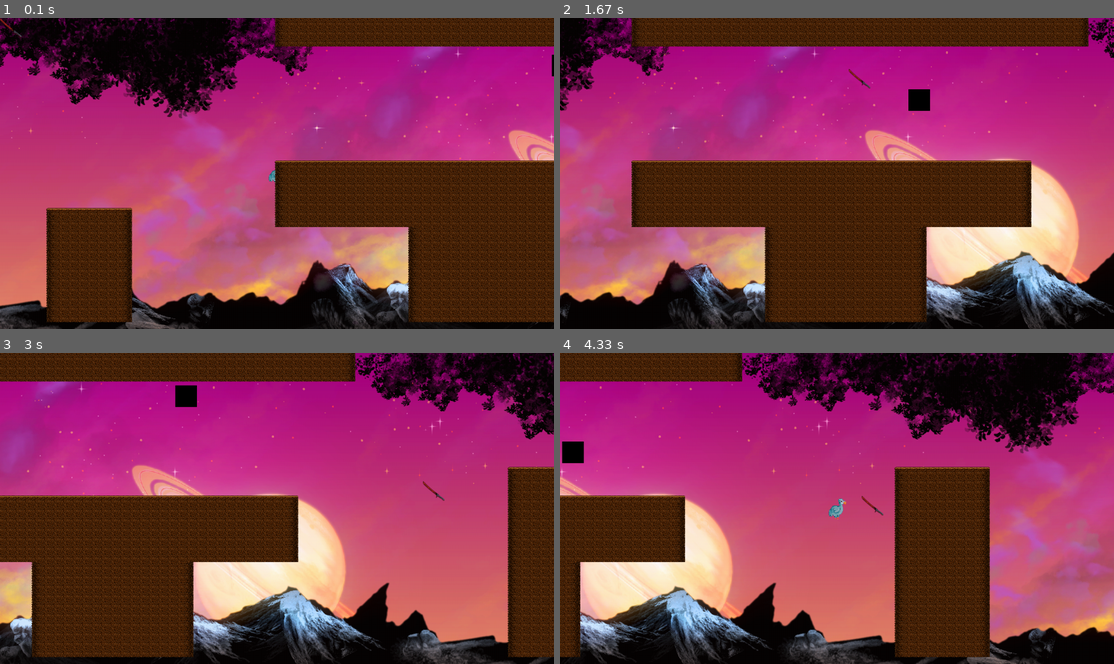
Above: before the commit, frames 1-4 (two rows, left to right).
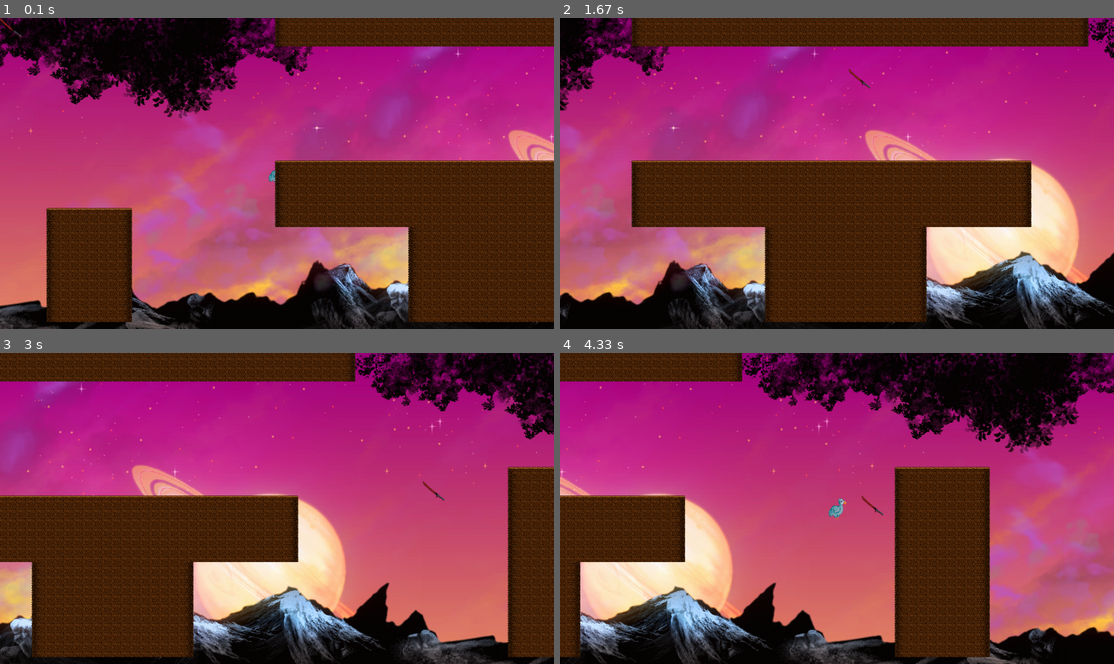
Above: after the commit, the same moments.

Repository: Jeliiiii/GRP12-Mini-studio
Game: pygame game, started from main.py
The game is run twice, just before and just after one commit, with the same random seed, the same clock (stepped at 60 frames per second) and the same inputs.
Inputs (mouse positions are in pixels of both pictures, inside the frame that each line leads up to):
- Up to frame 1 (0.1 s): no input
- Up to frame 2 (1.67 s): click (837, 173) at 0.38 s; click (892, 241) at 0.72 s; click (920, 64) at 1.08 s; click (848, 67) at 1.58 s
- Up to frame 3 (3 s): click (282, 539) at 1.92 s; click (421, 558) at 2.42 s; click (421, 480) at 2.98 s
- Up to frame 4 (4.33 s): click (1036, 483) at 3.32 s; click (1030, 570) at 3.75 s; click (859, 496) at 4.15 s

The runs differ from the first frame. In frame 1, less than 0.1% of the frame differs, in the area x 99-100%, y 11-19%; in frame 2, 0.3%; in frame 3, 0.3%, in the area x 31-36%, y 10-18%; in frame 4, 0.3%.

Commit message:
need to re manage ennemies' functionning/generatio

Diff:
--- a/ennemies.py
+++ b/ennemies.py
@@ -13,8 +13,8 @@
 
 
 class Basic(Rectangle):
-    def __init__(self, window, x, y, width, height, speed):
-        Rectangle.__init__(self, window.screen, x, y, width, height, speed)
+    def __init__(self, window, x, y, speed):
+        Rectangle.__init__(self, window.screen, x, y, 50, 50, speed)
         self.height = window.hauteur
         self.left = 0
         self.doing = 0
@@ -48,8 +48,8 @@
 
 
 class Idle(Rectangle):
-    def __init__(self, window, x, y, width, height, speed):
-        Rectangle.__init__(self, window.screen, x, y, width, height, speed)
+    def __init__(self, window, x, y, speed):
+        Rectangle.__init__(self, window.screen, x, y, 50, 50, speed)
         self.height = window.height
         self.left = 40
         self.doing = self.move_down
--- a/setup.py
+++ b/setup.py
@@ -4,4 +4,4 @@
 
 
 window = Window()
-objectsList = [[],[Basic(window, window.largeur+20, 100, 50, 50, 5)],[]]
+objectsList = [[],[],[]]
--- a/world.py
+++ b/world.py
@@ -35,7 +35,7 @@
 
 class World():
     def __init__(self):
-        '''self.obstacle_list = []'''
+        pass
 
     def process_data(self, data, objectsList):
         #parcourir chaque valeur dans le fichier de données de niveau
@@ -49,7 +49,6 @@
                     tile_data = (img, img_rect)
                     if tile >= 0 and tile <= 8:
                         objectsList[0].append(Block(tile_data, window))
-                        '''self.obstacle_list.append(tile_data) #Sol + murs'''
                     elif tile >= 9 and tile <= 10:
                         pass #murs destructibles/ créables par l'opérateur
                     elif tile == 11 and tile <= 14:
@@ -61,7 +60,10 @@
                     elif tile == 14 :
                         pass #14 : non utilisé
                     elif tile == 15 :
-                        enemy = Character(window.screen, x*TILE_SIZE, y*TILE_SIZE, 50, 100, 5) #15 : ennemi horizontal
+                        #objectsList[1].append(Basic(window, x*TILE_SIZE, y*TILE_SIZE, 5))
+                        """ca fonctionne mais il y a beaucoup trop d'operations a chaque frame : ca fait lag une dinguerie"""
+                        #enemy = Character(window.screen, x*TILE_SIZE, y*TILE_SIZE, 50, 100, 5) #15 : ennemi horizontal
+                        pass
                     elif tile == 16 :
                         enemy = Character(window.screen, x*TILE_SIZE, y*TILE_SIZE, 50, 100, 5) #16 : ennemi vertical
                     elif tile == 17 :
@@ -73,9 +75,6 @@
 
         return player
 
-    """def draw(window):
-        for tile in window.obstacle_list:
-            window.screen.blit(tile[0], tile[1])"""
 
 #créer un liste de tile vide
 world_data = []
